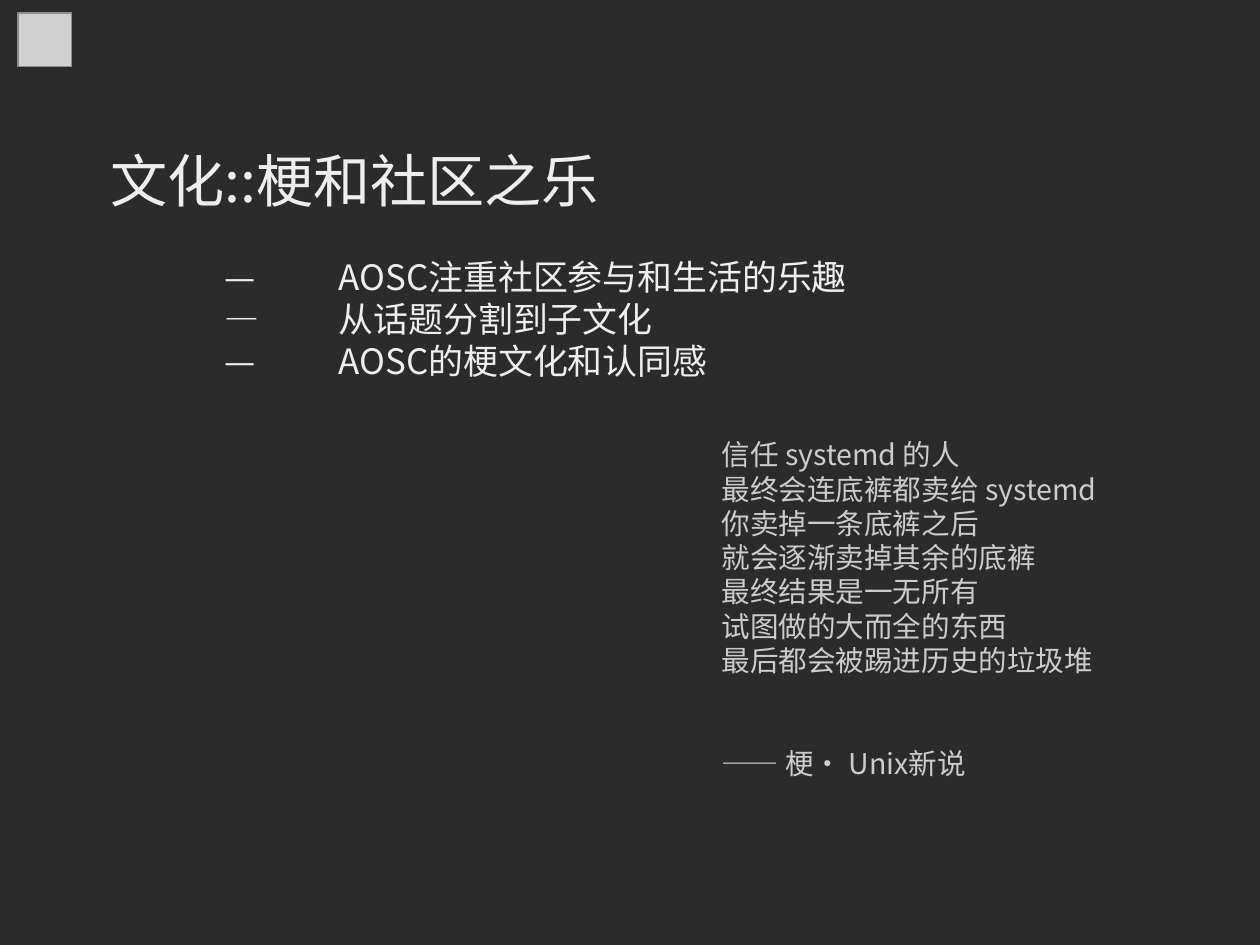
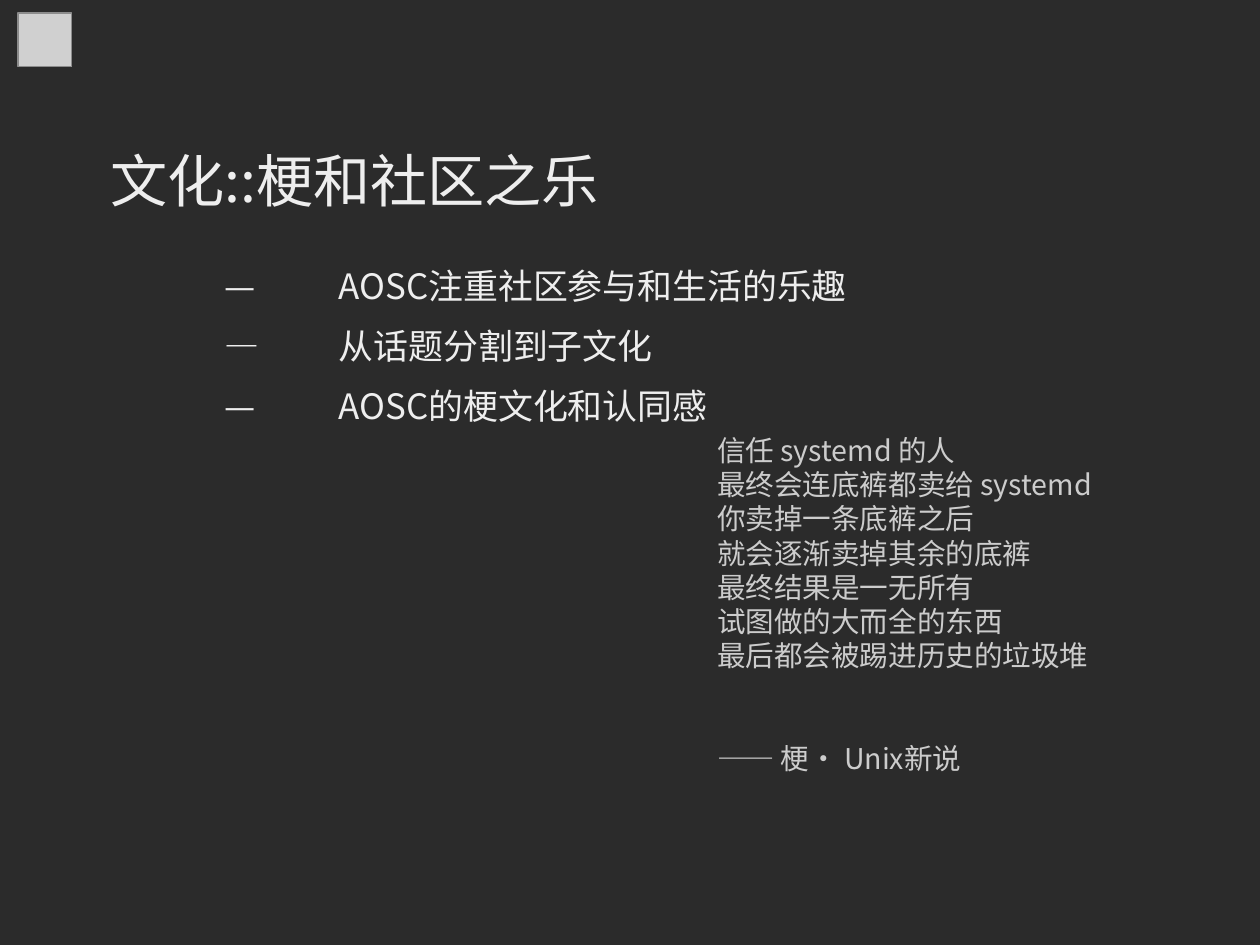
Before and after one commit to MingcongBai/soscon-2018-talk, a slide deck: slide 25 of slide.odp. Drawn at 1260x945 pixels with LibreOffice and Linux fonts; fonts in the diff are those of the drawing; grey boxes stand for pictures; background and template pictures are left out; a plain dark background stands for a picture behind light text. Boxes give left, top, right and bottom in pixels: in the first picture for what was removed or moved away, otherwise in the second. Text is boxed around its words. In the diff, an @@ line names an element or a change of style, - is before the commit and + after.

```diff
--- a/slide.odp
+++ b/slide.odp
@@ text at box(339, 269, 847, 422): more space between paragraphs @@
@@ text "信任 systemd 的人": place and size @@
-text "信任 systemd 的人" at box(722, 441, 1096, 777)
+text "信任 systemd 的人" at box(717, 437, 1092, 772)
```
Also in this commit, not shown: 21 other slides changed.
